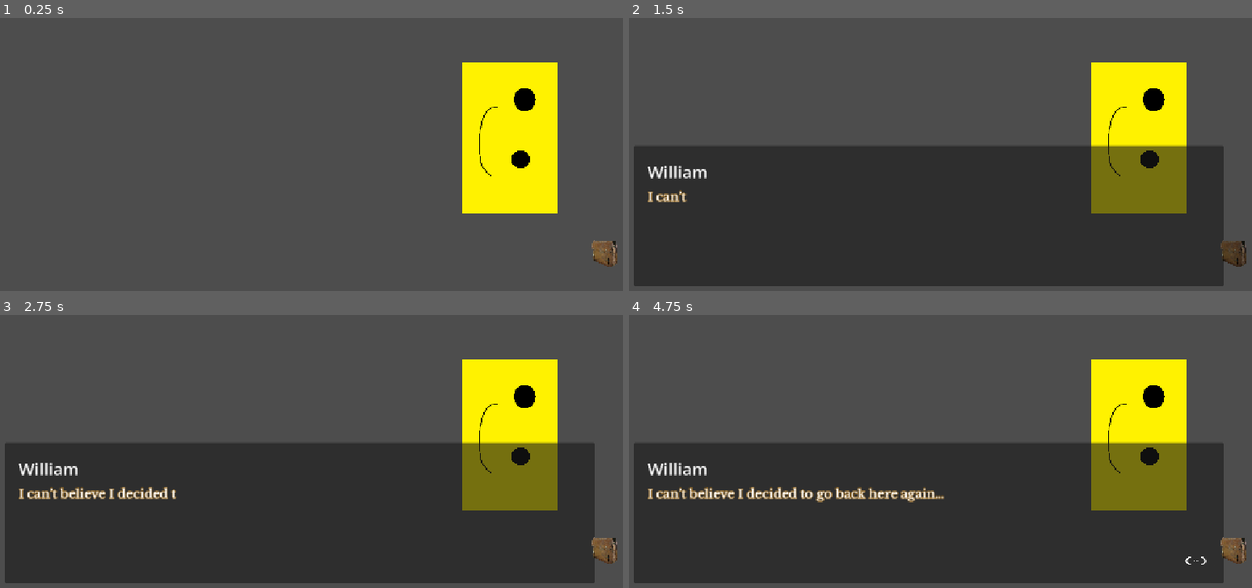
Above: before the commit, frames 1-4 (two rows, left to right).
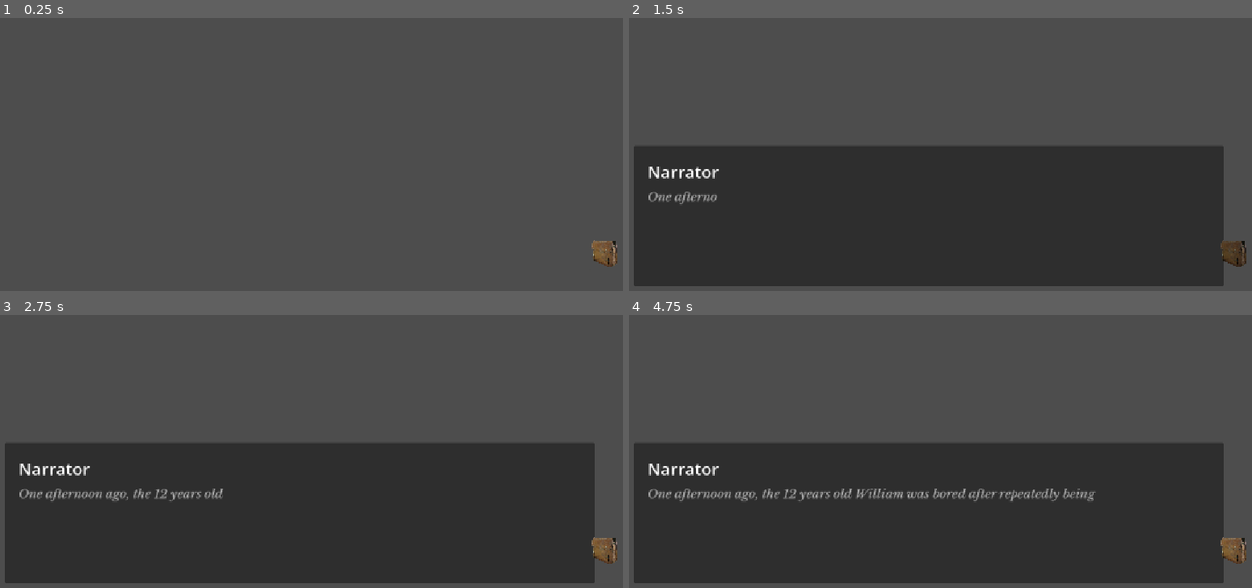
Above: after the commit, the same moments.

Repository: jegeiii/kafcult-co.-s-GIMJAM
Game: Godot game, scene res://scenes/ACT2.tscn
Two runs of this game, one before a commit and one after it. Both use one fixed random seed, a clock stepped at 60 frames per second and the inputs below. This scene is started directly instead of the project's main scene. Sound files missing from this copy of the repository are replaced by a short silence.
Inputs (mouse positions are in pixels of both pictures, inside the frame that each line leads up to):
- Up to frame 1 (0.25 s): no input
- Up to frame 2 (1.5 s): click "<" at 0.5 s; click ">" at 1.25 s
- Up to frame 3 (2.75 s): click (510, 435) at 2.02 s
- Up to frame 4 (4.75 s): click "<" at 2.75 s; click ">" at 3.5 s; click (1139, 435) at 4.27 s

The runs differ from the first frame. In frame 1, 8.5% of the frame differs, in the area x 74-90%, y 16-72%; in frame 2, 9.1%; in frame 3, 9.7%; in frame 4, 11%, in the area x 2-93%, y 16-92%.

Commit message:
feat: added more dialogues

Diff:
--- a/dialogues/act_2_part_10.json
+++ b/dialogues/act_2_part_10.json
@@ -3,10 +3,6 @@
     "William"
   ],
   "events": [
-	{
-	  "name": "Flashback",
-	  "flashback_id": 2
-	},
 	{
 	  "name": "Special",
 	  "custom_event_name": "[WALTER DISAPPEARS]"
--- a/dialogues/act_2_part_11.json
+++ b/dialogues/act_2_part_11.json
@@ -15,6 +15,10 @@
 	  "position": "center"
 	},
 	{
+	  "name": "PlaySoundEffect",
+	  "path": "res://audio/Door Creak n Steady Footsteps.wav"
+	},
+	{
 	  "name": "LoadText",
 	  "speaker": "William",
 	  "segments": [
@@ -25,10 +29,6 @@
 		  "pause_after": 0.3
 		}
 	  ]
-	},
-	{
-	  "name": "PlaySoundEffect",
-	  "path": "[<SOUND OF A WOODEN DOOR SLOWLY OPENING, FOLLOWED BY STEADY, CAUTIOUS FOOTSTEPS>]"
 	},
 	{
 	  "name": "LoadText",
@@ -82,123 +82,5 @@
 	  "name": "Special",
 	  "custom_event_name": "[WILLIAM’S SPRITE FADES OUT WHILE THE BACKGROUND FADES INTO BLANKNESS FOR THE FLASHBACK]"
 	},
-	{
-	  "name": "Flashback",
-	  "flashback_id": 3
-	},
-	{
-	  "name": "LoadSprite",
-	  "speaker": "William",
-	  "expression": "normal",
-	  "position": "center"
-	},
-	{
-	  "name": "LoadText",
-	  "speaker": "William",
-	  "segments": [
-		{
-		  "text": "“Only the worthy ones deserve heaven”, hm? ",
-		  "pacing": 0.06,
-		  "style": "normal",
-		  "pause_after": 0.2
-		},
-		{
-		  "text": "It feels different now when I hear it again when I read that letter. ",
-		  "pacing": 0.06,
-		  "style": "normal",
-		  "pause_after": 0.3
-		}
-	  ]
-	},
-	{
-	  "name": "LoadText",
-	  "speaker": "William (thoughts)",
-	  "segments": [
-		{
-		  "text": "Come to think of it, I didn’t meet anyone here. ",
-		  "pacing": 0.055,
-		  "style": "thought",
-		  "pause_after": 0.1
-		},
-		{
-		  "text": "The sender told me in the letter that I’ll meet someone. They even know those particular words… ",
-		  "pacing": 0.055,
-		  "style": "thought",
-		  "pause_after": 0.2
-		},
-		{
-		  "text": "Hm, oh, well. ",
-		  "pacing": 0.06,
-		  "style": "thought",
-		  "pause_after": 0.3
-		}
-	  ]
-	},
-	{
-	  "name": "LoadText",
-	  "speaker": "Narrator",
-	  "segments": [
-		{
-		  "text": "William shakes his head from his own thoughts before he continues to look around the room. Opening the drawers, looking under the bed, even wardrobes. He didn’t leave any nooks and cranny unchecked, yet made sure he didn’t change the position of the things present in the room just for the sake of it. ",
-		  "pacing": 0.04,
-		  "style": "narration",
-		  "pause_after": 0.3
-		}
-	  ]
-	},
-	{
-	  "name": "LoadSprite",
-	  "speaker": "William",
-	  "expression": "surprised",
-	  "position": "center"
-	},
-	{
-	  "name": "LoadText",
-	  "speaker": "William",
-	  "segments": [
-		{
-		  "text": "!! ",
-		  "pacing": 0.12,
-		  "style": "emphasis",
-		  "pause_after": 0.3
-		}
-	  ]
-	},
-	{
-	  "name": "LoadText",
-	  "speaker": "Narrator",
-	  "segments": [
-		{
-		  "text": "When he opened one of the drawers inside his mother’s side of the wardrobe, he found a medium locked jewelry box with his mother’s name carved on it. The box is light made of wood with a five digit combination padlock hanging on the edge. Beside it, lies a poem on a piece of paper. ",
-		  "pacing": 0.04,
-		  "style": "narration",
-		  "pause_after": 0.3
-		}
-	  ]
-	},
-	{
-	  "name": "LoadText",
-	  "speaker": "William",
-	  "segments": [
-		{
-		  "text": "Oh… The box is locked. ",
-		  "pacing": 0.06,
-		  "style": "normal",
-		  "pause_after": 0.2
-		},
-		{
-		  "text": "Time to think of the password, then… ",
-		  "pacing": 0.06,
-		  "style": "normal",
-		  "pause_after": 0.2
-		},
-		{
-		  "text": "Does this poem have some connection with it? ",
-		  "pacing": 0.06,
-		  "style": "normal",
-		  "pause_after": 0.3
-		}
-	  ]
-	}
   ]
 }
--- /dev/null
+++ b/dialogues/act_2_part_11_afterFB.json
@@ -0,0 +1,122 @@
+{
+  "characters": [
+	"William",
+    "Narrator"
+  ],
+  "events": [
+	{
+	  "name": "LoadSprite",
+	  "speaker": "William",
+	  "expression": "normal",
+	  "position": "center"
+	},
+	{
+	  "name": "LoadText",
+	  "speaker": "William",
+	  "segments": [
+		{
+		  "text": "“Only the worthy ones deserve heaven”, hm? ",
+		  "pacing": 0.06,
+		  "style": "normal",
+		  "pause_after": 0.2
+		},
+		{
+		  "text": "It feels different now when I hear it again when I read that letter. ",
+		  "pacing": 0.06,
+		  "style": "normal",
+		  "pause_after": 0.3
+		}
+	  ]
+	},
+	{
+	  "name": "LoadText",
+	  "speaker": "William (thoughts)",
+	  "segments": [
+		{
+		  "text": "Come to think of it, I didn’t meet anyone here. ",
+		  "pacing": 0.055,
+		  "style": "thought",
+		  "pause_after": 0.1
+		},
+		{
+		  "text": "The sender told me in the letter that I’ll meet someone. They even know those particular words… ",
+		  "pacing": 0.055,
+		  "style": "thought",
+		  "pause_after": 0.2
+		},
+		{
+		  "text": "Hm, oh, well. ",
+		  "pacing": 0.06,
+		  "style": "thought",
+		  "pause_after": 0.3
+		}
+	  ]
+	},
+	{
+	  "name": "LoadText",
+	  "speaker": "Narrator",
+	  "segments": [
+		{
+		  "text": "William shakes his head from his own thoughts before he continues to look around the room. Opening the drawers, looking under the bed, even wardrobes. He didn’t leave any nooks and cranny unchecked, yet made sure he didn’t change the position of the things present in the room just for the sake of it. ",
+		  "pacing": 0.04,
+		  "style": "narration",
+		  "pause_after": 0.3
+		}
+	  ]
+	},
+	{
+	  "name": "LoadSprite",
+	  "speaker": "William",
+	  "expression": "surprised",
+	  "position": "center"
+	},
+	{
+	  "name": "LoadText",
+	  "speaker": "William",
+	  "segments": [
+		{
+		  "text": "!! ",
+		  "pacing": 0.12,
+		  "style": "emphasis",
+		  "pause_after": 0.3
+		}
+	  ]
+	},
+	{
+	  "name": "LoadText",
+	  "speaker": "Narrator",
+	  "segments": [
+		{
+		  "text": "When he opened one of the drawers inside his mother’s side of the wardrobe, he found a medium locked jewelry box with his mother’s name carved on it. The box is light made of wood with a five digit combination padlock hanging on the edge. Beside it, lies a poem on a piece of paper. ",
+		  "pacing": 0.04,
+		  "style": "narration",
+		  "pause_after": 0.3
+		}
+	  ]
+	},
+	{
+	  "name": "LoadText",
+	  "speaker": "William",
+	  "segments": [
+		{
+		  "text": "Oh… The box is locked. ",
+		  "pacing": 0.06,
+		  "style": "normal",
+		  "pause_after": 0.2
+		},
+		{
+		  "text": "Time to think of the password, then… ",
+		  "pacing": 0.06,
+		  "style": "normal",
+		  "pause_after": 0.2
+		},
+		{
+		  "text": "Does this poem have some connection with it? ",
+		  "pacing": 0.06,
+		  "style": "normal",
+		  "pause_after": 0.3
+		}
+	  ]
+	}
+  ]
+}
--- a/dialogues/flashback_2.json
+++ b/dialogues/flashback_2.json
@@ -19,10 +19,6 @@
 	  ]
 	},
 	{
-	  "name": "ChangeBackground",
-	  "background": "childrens_room"
-	},
-	{
 	  "name": "FadeIn",
 	  "duration": 1.5
 	},
@@ -81,12 +77,12 @@
 	  ]
 	},
 	{
-	  "name": "PlaySound",
-	  "sound": "footsteps"
-	},
-	{
-	  "name": "PlaySound",
-	  "sound": "door_open"
+	  "name": "PlaySoundEffects",
+	  "path": "res://audio/Footsteps.wav"
+	},
+	{
+	  "name": "PlaySoundEffects",
+	  "path": "res://audio/Door Creak n Steady Footsteps.wav"
 	},
 	{
 	  "name": "UnloadSprite",
@@ -106,12 +102,17 @@
 	  ]
 	},
 	{
-	  "name": "PlaySound",
-	  "sound": "door_close"
-	},
-	{
-	  "name": "FadeOut",
-	  "duration": 1.5
+	  "name": "PlaySoundEffects",
+	  "path": "res://audio/Door Unlocking.wav"
+	},
+	{
+	  "name": "ChangeBackground",
+	  "path": "res://graphics/transition.png",
+	  "receiver": "flashback_2"
+	},
+	{
+	  "name": "PlaySoundEffects",
+	  "path": "res://audio/Footsteps.wav",
 	},
 	{
 	  "name": "LoadText",
@@ -132,9 +133,8 @@
 	  ]
 	},
 	{
-	  "name": "PlaySound",
-	  "sound": "steady_footsteps",
-	  "loop": true
+	  "name": "PlaySoundEffects",
+	  "path": "res://audio/Footsteps.wav",
 	},
 	{
 	  "name": "LoadText",
@@ -195,8 +195,8 @@
 	  ]
 	},
 	{
-	  "name": "PlaySound",
-	  "sound": "hurried_footsteps"
+	  "name": "PlaySoundEffects",
+	  "path": "res://audio/Footsteps.wav",
 	},
 	{
 	  "name": "LoadText",
@@ -218,15 +218,12 @@
 	},
 	{
 	  "name": "ChangeBackground",
-	  "background": "dining_room"
-	},
-	{
-	  "name": "FadeIn",
-	  "duration": 1.5
-	},
-	{
-	  "name": "PlaySound",
-	  "sound": "door_open"
+	  "path": "res://graphics/dining_room.png",
+	  "receiver": "flashback_2"
+	},
+	{
+	  "name": "PlaySoundEffects",
+	  "path": "res://audio/door open.wav"
 	},
 	{
 	  "name": "LoadText",
@@ -253,8 +250,8 @@
 	  "position": "right"
 	},
 	{
-	  "name": "PlaySound",
-	  "sound": "plates_clinking_on_table"
+	  "name": "PlaySoundEffects",
+	  "path": "res://audio/Plate Interact.wav"
 	},
 	{
 	  "name": "LoadText",
@@ -347,22 +344,23 @@
 	  ]
 	},
 	{
-	  "name": "PlaySound",
-	  "sound": "running"
-	},
-	{
-	  "name": "PlaySound",
-	  "sound": "door_open"
-	},
-	{
-	  "name": "UnloadSprite",
-	  "speaker": "William",
-	  "transition": "fade"
-	},
-	{
-	  "name": "UnloadSprite",
-	  "speaker": "Arthur",
-	  "transition": "fade"
+	  "name": "UnloadSprite",
+	  "speaker": "William",
+	  "transition": "fade"
+	},
+	{
+	  "name": "UnloadSprite",
+	  "speaker": "Arthur",
+	  "transition": "fade"
+	},
+	{
+	  "name": "PlaySoundEffects",
+	  "path": "res://audio/Door Unlocking.wav"
+	},
+	{
+	  "name": "ChangeBackground",
+	  "path": "res://graphics/transition.png",
+	  "receiver": "flashback_2"
 	},
 	{
 	  "name": "LoadText",
@@ -383,14 +381,6 @@
 	  ]
 	},
 	{
-	  "name": "FadeOut",
-	  "duration": 0.5
-	},
-	{
-	  "name": "PlaySound",
-	  "sound": "door_close"
-	},
-	{
 	  "name": "LoadText",
 	  "speaker": "William",
 	  "segments": [
@@ -434,11 +424,8 @@
 	},
 	{
 	  "name": "ChangeBackground",
-	  "background": "main_entrance"
-	},
-	{
-	  "name": "FadeIn",
-	  "duration": 1.5
+	  "path": "res://graphics/entrance.png",
+	  "receiver": "flashback_2"
 	},
 	{
 	  "name": "LoadSprite",
@@ -543,12 +530,12 @@
 	  ]
 	},
 	{
-	  "name": "PlaySound",
-	  "sound": "hurried_footsteps"
-	},
-	{
-	  "name": "PlaySound",
-	  "sound": "door_open"
+	  "name": "PlaySoundEffects",
+	  "path": "res://audio/Footsteps.wav"
+	},
+	{
+	  "name": "PlaySoundEffects",
+	  "path": "res://audio/Door.wav"
 	},
 	{
 	  "name": "UnloadSprite",
@@ -574,13 +561,14 @@
 	  ]
 	},
 	{
-	  "name": "FadeOut",
-	  "duration": 1.5
-	},
-	{
-	  "name": "UnloadSprite",
-	  "speaker": "Margaret",
-	  "transition": "fade"
+	  "name": "UnloadSprite",
+	  "speaker": "Margaret",
+	  "transition": "fade"
+	},
+	{
+	  "name": "ChangeBackground",
+	  "path": "res://graphics/black.png",
+	  "receiver": "flashback_2"
 	},
 	{
 	  "name": "LoadText",
@@ -632,11 +620,8 @@
 	},
 	{
 	  "name": "ChangeBackground",
-	  "background": "dining_room"
-	},
-	{
-	  "name": "FadeIn",
-	  "duration": 1.5
+	  "path": "res://graphics/dining_room.png",
+	  "receiver": "flashback_2"
 	},
 	{
 	  "name": "LoadSprite",
@@ -686,6 +671,287 @@
 		  "pause_after": 0
 		}
 	  ]
-	}
+	},
+	{
+	  "name": "UnloadSprite",
+	  "speaker": "Margaret",
+	  "transition": "fade"
+	},
+	{
+	  "name": "LoadSprite",
+	  "speaker": "Margaret",
+	  "expression": "surprised",
+	  "position": "right",
+	  "transition": "fade"
+	},
+	{
+	  "name": "LoadText",
+	  "speaker": "Margaret",
+	  "segments": [
+		{
+		  "text": "Have you checked it yet? ",
+		  "pacing": 0.05,
+		  "style": "normal",
+		  "pause_after": 0
+		},
+		{
+		  "text": "If it’s from a dead mice then I question your servants’ competence in cleaning the manor.",
+		  "pacing": 0.05,
+		  "style": "normal",
+		  "pause_after": 0
+		},
+	  ]
+	},
+	{
+	  "name": "LoadText",
+	  "speaker": "Arthur",
+	  "segments": [
+		{
+		  "text": "I shall check the later, then.",
+		  "pacing": 0.06,
+		  "style": "normal",
+		  "pause_after": 0
+		}
+	  ]
+	},
+	{
+	  "name": "UnloadSprite",
+	  "speaker": "Margaret",
+	  "transition": "fade"
+	},
+	{
+	  "name": "UnloadSprite",
+	  "speaker": "Arthur",
+	  "transition": "fade"
+	},
+	{
+	  "name": "LoadSprite",
+	  "speaker": "William",
+	  "expression": "normal",
+	  "position": "right",
+	  "transition": "fade"
+	},
+	{
+	  "name": "LoadSprite",
+	  "speaker": "Nathaniel",
+	  "expression": "normal",
+	  "position": "left",
+	  "transition": "fade"
+	},
+	{
+	  "name": "LoadText",
+	  "speaker": "William",
+	  "segments": [
+		{
+		  "text": "Sir Arthur, can I come with you?",
+		  "pacing": 0.06,
+		  "style": "normal",
+		  "pause_after": 0
+		}
+	  ]
+	},
+	{
+	  "name": "LoadText",
+	  "speaker": "Nathaniel",
+	  "segments": [
+		{
+		  "text": "I would like to tag along, Sir Arthur. Do you mind?",
+		  "pacing": 0.06,
+		  "style": "normal",
+		  "pause_after": 0
+		}
+	  ]
+	},
+	{
+	  "name": "UnloadSprite",
+	  "speaker": "William",
+	  "transition": "fade"
+	},
+	{
+	  "name": "UnloadSprite",
+	  "speaker": "Nathaniel",
+	  "transition": "fade"
+	},
+	{
+	  "name": "LoadSprite",
+	  "speaker": "Arthur",
+	  "expression": "normal",
+	  "position": "center",
+	  "transition": "fade"
+	},
+	{
+	  "name": "LoadText",
+	  "speaker": "Arthur",
+	  "segments": [
+		{
+		  "text": "Very well. ",
+		  "pacing": 0.06,
+		  "style": "normal",
+		  "pause_after": 0
+		},
+				{
+		  "text": "Please, follow me.",
+		  "pacing": 0.06,
+		  "style": "normal",
+		  "pause_after": 0
+		}
+	  ]
+	},
+	{
+	  "name": "UnloadSprite",
+	  "speaker": "Arthur",
+	  "transition": "fade"
+	},
+	{
+	  "name": "ChangeBackground",
+	  "path": "res://graphics/black.png",
+	  "receiver": "flashback_2"
+	},
+	{
+	  "name": "LoadText",
+	  "speaker": "Narrator",
+	  "segments": [
+		{
+		  "text": "William and Nathaniel then followed Arthur down to the basement with steady footsteps. ",
+		  "pacing": 0.06,
+		  "style": "narration",
+		  "pause_after": 0
+		},
+		{
+		  "text": "As they all suspected, there’s a heavy scent of rotten meat that sharply struck their senses, making all of them squint their noses from the intensity. ",
+		  "pacing": 0.06,
+		  "style": "narration",
+		  "pause_after": 0
+		}
+	  ]
+	},
+	{
+	  "name": "LoadText",
+	  "speaker": "Arthur",
+	  "segments": [
+		{
+		  "text": "Stay here for a moment, young masters. ",
+		  "pacing": 0.06,
+		  "style": "normal",
+		  "pause_after": 0
+		},
+				{
+		  "text": "I shall open walk in first to check for possible danger. ",
+		  "pacing": 0.06,
+		  "style": "normal",
+		  "pause_after": 0
+		}
+	  ]
+	},
+	{
+	  "name": "ChangeBackground",
+	  "path": "res://graphics/basement.png",
+	  "receiver": "flashback_2"
+	},
+	{
+	  "name": "PlaySoundEffects",
+	  "path": "res://audio/door open.wav"
+	},
+	{
+	  "name": "LoadText",
+	  "speaker": "Arthur",
+	  "segments": [
+		{
+		  "text": "! ",
+		  "pacing": 0.06,
+		  "style": "emphasis",
+		  "pause_after": 0
+		}
+	  ]
+	},
+	{
+	  "name": "LoadText",
+	  "speaker": "Narrator",
+	  "segments": [
+		{
+		  "text": "The moment the lights turn on, right in the middle of the basement cold ground, there lies Walter with some parts of his flesh starting to rot, the dog’s head lulled to the side with his lips turned pale blue. ",
+		  "pacing": 0.06,
+		  "style": "narration",
+		  "pause_after": 0
+		},
+		{
+		  "text": "The Irish Wolfhound's tail no longer wags, just laying there stiffly.",
+		  "pacing": 0.06,
+		  "style": "narration",
+		  "pause_after": 0
+		}
+	  ]
+	},
+	{
+	  "name": "LoadSprite",
+	  "speaker": "William",
+	  "expression": "surprised",
+	  "position": "center",
+	  "transition": "fade"
+	},
+	{
+	  "name": "LoadText",
+	  "speaker": "William",
+	  "segments": [
+		{
+		  "text": "Walter…?",
+		  "pacing": 0.06,
+		  "style": "normal",
+		  "pause_after": 0
+		}
+	  ]
+	},
+	{
+	  "name": "LoadText",
+	  "speaker": "Narrator",
+	  "segments": [
+		{
+		  "text": "Without waiting for Arthur to back off, William immediately rushed to the dog’s side despite the horrible smell, sobbing loudly as he mourned the lifeless furball in front of him. ",
+		  "pacing": 0.06,
+		  "style": "narration",
+		  "pause_after": 0
+		},
+		{
+		  "text": "It’s the first time he ever cried this hard for something ever in his whole life.",
+		  "pacing": 0.06,
+		  "style": "narration",
+		  "pause_after": 0
+		}
+	  ]
+	},
+	{
+	  "name": "UnloadSprite",
+	  "speaker": "William",
+	},
+	{
+	  "name": "LoadSprite",
+	  "speaker": "William",
+	  "expression": "sad",
+	  "position": "center",
+	  "transition": "fade"
+	},
+	{
+	  "name": "LoadText",
+	  "speaker": "William",
+	  "segments": [
+		{
+		  "text": "No… Walter!!",
+		  "pacing": 0.06,
+		  "style": "normal",
+		  "pause_after": 0
+		}
+	  ]
+	},
+	{
+	  "name": "UnloadSprite",
+	  "speaker": "William",
+	},
+	{
+	  "name": "LoadSprite",
+	  "speaker": "Nathaniel",
+	  "expression": "happy",
+	  "position": "center",
+	  "transition": "fade"
+	},
   ]
 }
--- a/scenes/ACT2.tscn
+++ b/scenes/ACT2.tscn
@@ -12,10 +12,12 @@
 [ext_resource type="Texture2D" uid="uid://clhbcr1d3j882" path="res://graphics/rotten_vegetable.png" id="8_q63ay"]
 [ext_resource type="PackedScene" uid="uid://cvqlnlldj05ok" path="res://scenes/dialogue_ui.tscn" id="8_udecq"]
 [ext_resource type="Texture2D" uid="uid://cgi7l5ivehs1c" path="res://graphics/rotten_meat.png" id="9_wbxdu"]
+[ext_resource type="Texture2D" uid="uid://f2btv1hpd3r5" path="res://graphics/dining_room.png" id="11_4sy8i"]
 [ext_resource type="Texture2D" uid="uid://crf0d4l75qq71" path="res://graphics/dogfood.png" id="11_600ry"]
 [ext_resource type="Texture2D" uid="uid://ir84836xl5rn" path="res://graphics/basement.png" id="11_bn5lx"]
 [ext_resource type="Texture2D" uid="uid://c568v606lbe2x" path="res://graphics/water.png" id="12_bn5lx"]
 [ext_resource type="Texture2D" uid="uid://b5j30cj73g77a" path="res://graphics/toy.png" id="13_4sy8i"]
+[ext_resource type="Texture2D" uid="uid://cjtucnlgrujin" path="res://graphics/kids_room.png" id="16_54jsy"]
 
 [sub_resource type="GDScript" id="GDScript_pd338"]
 script/source = "extends TextureButton
@@ -35,6 +37,7 @@
 script = ExtResource("1_udt4n")
 
 [node name="mansion_entrance" type="Control" parent="." unique_id=1242478844]
+visible = false
 layout_mode = 3
 anchors_preset = 0
 
@@ -51,12 +54,13 @@
 
 [node name="dimmer" parent="mansion_entrance/door" unique_id=1440613432 instance=ExtResource("3_qt1qe")]
 
-[node name="dining_room" type="Control" parent="." unique_id=656287584]
-visible = false
-layout_mode = 3
-anchors_preset = 0
-offset_right = 40.0
-offset_bottom = 40.0
+[node name="dining_room" type="TextureRect" parent="." unique_id=394453594]
+visible = false
+offset_right = 1153.0
+offset_bottom = 649.0
+texture = ExtResource("11_4sy8i")
+expand_mode = 1
+stretch_mode = 5
 
 [node name="laci" type="TextureButton" parent="dining_room" unique_id=1659465627]
 layout_mode = 0
@@ -151,12 +155,14 @@
 
 [node name="dimmer" parent="distorted_dining_room/charles\'s sillhouette" unique_id=765403304 instance=ExtResource("3_qt1qe")]
 
-[node name="flashback_1" type="Control" parent="." unique_id=1522045219]
-visible = false
-layout_mode = 3
-anchors_preset = 0
-offset_right = 40.0
-offset_bottom = 40.0
+[node name="flashback_1" type="TextureRect" parent="." unique_id=969746261]
+visible = false
+offset_right = 1920.0
+offset_bottom = 1080.0
+scale = Vector2(0.5999809, 0.6003189)
+texture = ExtResource("11_4sy8i")
+expand_mode = 1
+stretch_mode = 5
 
 [node name="basement" type="TextureRect" parent="." unique_id=1910798505]
 visible = false
@@ -211,6 +217,31 @@
 stretch_mode = 5
 
 [node name="dimmer" parent="basement/dog" unique_id=1972933080 instance=ExtResource("3_qt1qe")]
+
+[node name="flashback_2" type="TextureRect" parent="." unique_id=656166770]
+visible = false
+offset_right = 1920.0
+offset_bottom = 1080.0
+scale = Vector2(0.5999809, 0.6003189)
+texture = ExtResource("16_54jsy")
+expand_mode = 1
+stretch_mode = 5
+
+[node name="parent\'s_bedroom" type="TextureRect" parent="." unique_id=1059776119]
+visible = false
+offset_right = 1152.0
+offset_bottom = 648.0
+expand_mode = 1
+stretch_mode = 5
+
+[node name="flashback_3" type="TextureRect" parent="." unique_id=707810316]
+visible = false
+offset_right = 1920.0
+offset_bottom = 1080.0
+scale = Vector2(0.5999809, 0.6003189)
+texture = ExtResource("16_54jsy")
+expand_mode = 1
+stretch_mode = 5
 
 [node name="CanvasLayer" type="CanvasLayer" parent="." unique_id=457309828]
 
--- a/scenes/act_2.gd
+++ b/scenes/act_2.gd
@@ -8,8 +8,10 @@
 # Called when the node enters the scene tree for the first time.
 func _ready() -> void:
 	DialogueManager.dialogue_end.connect(_on_dialogue_end)
-	await get_tree().create_timer(1).timeout
-	DialogueManager.initiate_dialogue("res://dialogues/act_2_part_1.json")
+	DialogueManager.change_background.connect(change_background)
+	await get_tree().create_timer(1).timeout
+	#DialogueManager.initiate_dialogue("res://dialogues/act_2_part_1.json")
+	DialogueManager.initiate_dialogue("res://dialogues/flashback_2.json")
 
 func _on_door_pressed() -> void:
 	AudioManager.play_sfx("res://audio/Door.wav")
@@ -140,16 +142,75 @@
 
 func pet_dog():
 	if InventoryUi.using_item == "none":
-		DialogueManager.initiate_dialogue("res://dialogues/flashback_2.json")
 		$basement/dog.pressed.disconnect(pet_dog)
-		DialogueManager.dialogue_end.connect(flashback_2_end)
+		flashback_2()
+
+func change_background(path, receiver):
+	var target = get_node(receiver)
+	var tween = create_tween()
+	tween.tween_property(target, "self_modulate", Color.BLACK, 0.5)
+	await get_tree().create_timer(0.75).timeout
+	target.texture = load(path)
+	var tween1 = create_tween()
+	tween1.tween_property(target, "self_modulate", Color.WHITE, 0.5)
+
+func flashback_2():
+	DialogueManager.dialogue_end.connect(flashback_2_end)
+	InventoryUi.fade_out(1)
+	InventoryUi.flashback_notification()
+	await get_tree().create_timer(1).timeout
+	$basement.visible = false
+	$flashback_2.visible = true
+	InventoryUi.fade_in(1)
+	await get_tree().create_timer(1).timeout
+	DialogueManager.initiate_dialogue("res://dialogues/flashback_2.json")
+	DialogueManager.dialogue_end.connect(flashback_2_end)
 
 func flashback_2_end():
+	DialogueManager.dialogue_end.disconnect(flashback_2_end)
+	InventoryUi.fade_out(1)
+	InventoryUi.flashback_notification("FLASHBACK FINISHED")
+	await get_tree().create_timer(1).timeout
+	$flashback_2.visible = false
+	$basement.visible = true
+	InventoryUi.fade_in(1)
+	await get_tree().create_timer(1).timeout
 	var tween = create_tween()
 	tween.tween_property($basement/dog, "self_modulate:a", 0.0, 2.0)
-	DialogueManager.dialogue_end.disconnect(flashback_2_end)
 	DialogueManager.initiate_dialogue("res://dialogues/act_2_part_10.json")
 	DialogueManager.dialogue_end.connect(basement_done)
 
 func basement_done():
-	pass
+	DialogueManager.dialogue_end.disconnect(basement_done)
+	InventoryUi.fade_out(1)
+	await get_tree().create_timer(1).timeout
+	$basement.visible = false
+	$"parent's_bedroom".visible = true
+	InventoryUi.fade_in(1)
+	await get_tree().create_timer(1).timeout
+	DialogueManager.initiate_dialogue("res://dialogues/act_2_part_11.json")
+	DialogueManager.dialogue_end.connect(flashback_3)
+
+func flashback_3():
+	DialogueManager.dialogue_end.disconnect(flashback_3)
+	InventoryUi.fade_out(1)
+	InventoryUi.flashback_notification()
+	await get_tree().create_timer(1).timeout
+	$"parent's_bedroom".visible = false
+	$flashback_3.visible = true
+	InventoryUi.fade_in(1)
+	await get_tree().create_timer(1).timeout
+	DialogueManager.initiate_dialogue("res://dialogues/flashback_3.json")
+	DialogueManager.dialogue_end.connect(flashback_3_end)
+
+func flashback_3_end():
+	DialogueManager.dialogue_end.disconnect(flashback_3_end)
+	InventoryUi.fade_out(1)
+	InventoryUi.flashback_notification("FLASHBACK FINISHED")
+	await get_tree().create_timer(1).timeout
+	$"parent's_bedroom".visible = true
+	$flashback_3.visible = false
+	InventoryUi.fade_in(1)
+	await get_tree().create_timer(1).timeout
+	DialogueManager.initiate_dialogue("res://dialogues/flashback_3.json")
+	DialogueManager.dialogue_end.connect(flashback_3_end)
--- a/scripts/dialogue_manager.gd
+++ b/scripts/dialogue_manager.gd
@@ -15,6 +15,7 @@
 signal load_text(speaker, message_fragments)
 signal load_sprite(name, position, expression)
 signal unload_sprite(name)
+signal change_background(path, receiver)
 signal highlight_speaker(speaker)
 signal flashback_start
 signal flashback_end
@@ -79,6 +80,10 @@
 			AudioManager.play_sfx(SFX_path)
 		"Special":
 			print("Special Effect")
+		"ChangeBackground":
+			var BG_path = event["path"]
+			var receiver = event["receiver"]
+			change_background.emit(BG_path, receiver)
 
 # Runs every next LoadSprite event and 1 LoadText, essentially "grouping" them ig
 # Code runs under the assumption that the last event in the dialogue is a LoadText event
Not shown, added: audio/Door Creak n Steady Footsteps.wav.import
Not shown, added: audio/Door Unlocking.wav.import
Not shown, added: audio/door open.wav.import
Binary file added: graphics/black.png
Not shown, added: graphics/black.png.import
Binary file added: graphics/entrance.png
Not shown, added: graphics/entrance.png.import
Binary file added: graphics/kids_room.png
Not shown, added: graphics/kids_room.png.import
Binary file added: graphics/mATER_bedroom.png
Not shown, added: graphics/mATER_bedroom.png.import
Binary file added: graphics/parent's_bedroom.png
(and 6 more such lines)
